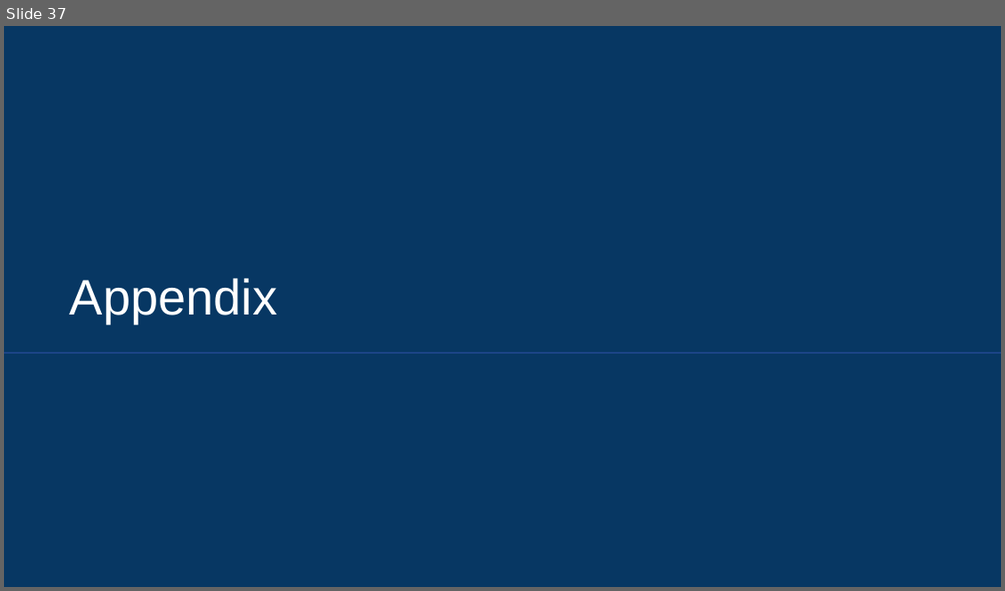
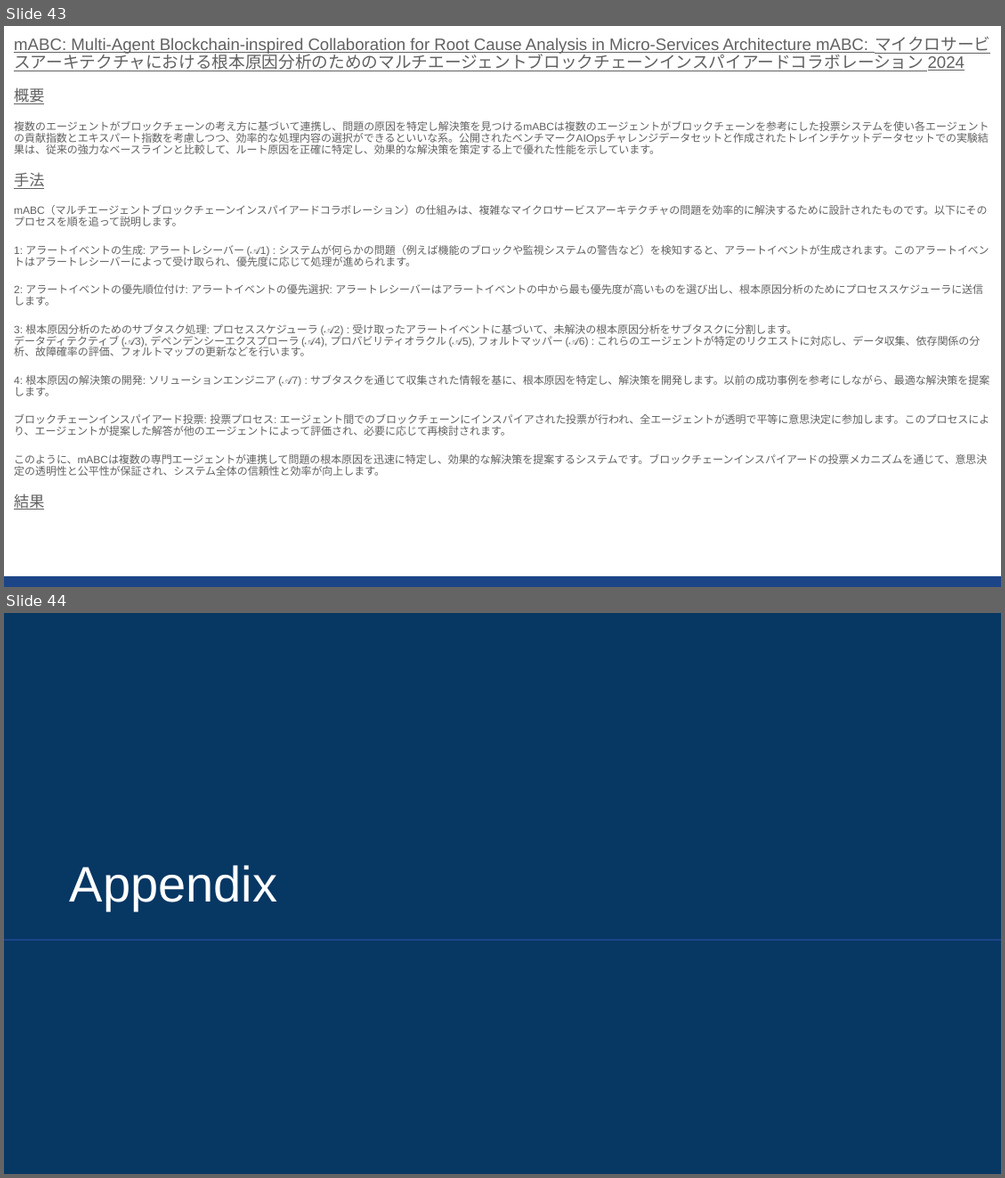
Before and after one commit to sekihan02/code_sundbox, a slide deck: 2024_LLM論文要約_4.pptx. Shown one above the other, each under a label of ours: slide 37 before the commit, slides 43 and 44 after it. The pictures are 1005x591 and 1005x1178 pixels, drawn with LibreOffice and Linux fonts; fonts in the diff are those of the drawing. Boxes give left, top, right and bottom in pixels: in the first picture for what was removed or moved away, otherwise in the second. Text is boxed around its words. In the diff, an @@ line names an element or a change of style, - is before the commit and + after.

```diff
--- a/2024_LLM論文要約_4.pptx
+++ b/2024_LLM論文要約_4.pptx
@@ slide 43 added at (x1=4, y1=26, x2=1001, y2=587), background #FFFFFF @@
@@ text added at (x1=14, y1=37, x2=990, y2=509), 7.6 pt, text #616161 @@
+mABC: Multi-Agent Blockchain-inspired Collaboration for Root Cause Analysis in Micro-Services Architecture mABC: マイクロサービスアーキテクチャにおける根本原因分析のためのマルチエージェントブロックチェーンインスパイアードコラボレーション 2024
+概要
+複数のエージェントがブロックチェーンの考え方に基づいて連携し、問題の原因を特定し解決策を見つけるmABCは複数のエージェントがブロックチェーンを参考にした投票システムを使い各エージェントの貢献指数とエキスパート指数を考慮しつつ、効率的な処理内容の選択ができるといいな系。公開されたベンチマークAIOpsチャレンジデータセットと作成されたトレインチケットデータセットでの実験結果は、従来の強力なベースラインと比較して、ルート原因を正確に特定し、効果的な解決策を策定する上で優れた性能を示しています。
+手法
+mABC（マルチエージェントブロックチェーンインスパイアードコラボレーション）の仕組みは、複雑なマイクロサービスアーキテクチャの問題を効率的に解決するために設計されたものです。以下にそのプロセスを順を追って説明します。
+1: アラートイベントの生成: アラートレシーバー (𝒜1) : システムが何らかの問題（例えば機能のブロックや監視システムの警告など）を検知すると、アラートイベントが生成されます。このアラートイベントはアラートレシーバーによって受け取られ、優先度に応じて処理が進められます。
+2: アラートイベントの優先順位付け: アラートイベントの優先選択: アラートレシーバーはアラートイベントの中から最も優先度が高いものを選び出し、根本原因分析のためにプロセススケジューラに送信します。
+3: 根本原因分析のためのサブタスク処理: プロセススケジューラ (𝒜2) : 受け取ったアラートイベントに基づいて、未解決の根本原因分析をサブタスクに分割します。
+データディテクティブ (𝒜3), デペンデンシーエクスプローラ (𝒜4), プロバビリティオラクル (𝒜5), フォルトマッパー (𝒜6) : これらのエージェントが特定のリクエストに対応し、データ収集、依存関係の分析、故障確率の評価、フォルトマップの更新などを行います。
+4: 根本原因の解決策の開発: ソリューションエンジニア (𝒜7) : サブタスクを通じて収集された情報を基に、根本原因を特定し、解決策を開発します。以前の成功事例を参考にしながら、最適な解決策を提案します。
+ブロックチェーンインスパイアード投票: 投票プロセス: エージェント間でのブロックチェーンにインスパイアされた投票が行われ、全エージェントが透明で平等に意思決定に参加します。このプロセスにより、エージェントが提案した解答が他のエージェントによって評価され、必要に応じて再検討されます。
+このように、mABCは複数の専門エージェントが連携して問題の根本原因を迅速に特定し、効果的な解決策を提案するシステムです。ブロックチェーンインスパイアードの投票メカニズムを通じて、意思決定の透明性と公平性が保証され、システム全体の信頼性と効率が向上します。
+結果
@@ rectangle added at (x1=4, y1=576, x2=1001, y2=587), fill #1C4587 @@
@@ what was slide 37 is now slide 44 @@
```
Also in this commit, not shown: 6 other slides added, 21 other files.
